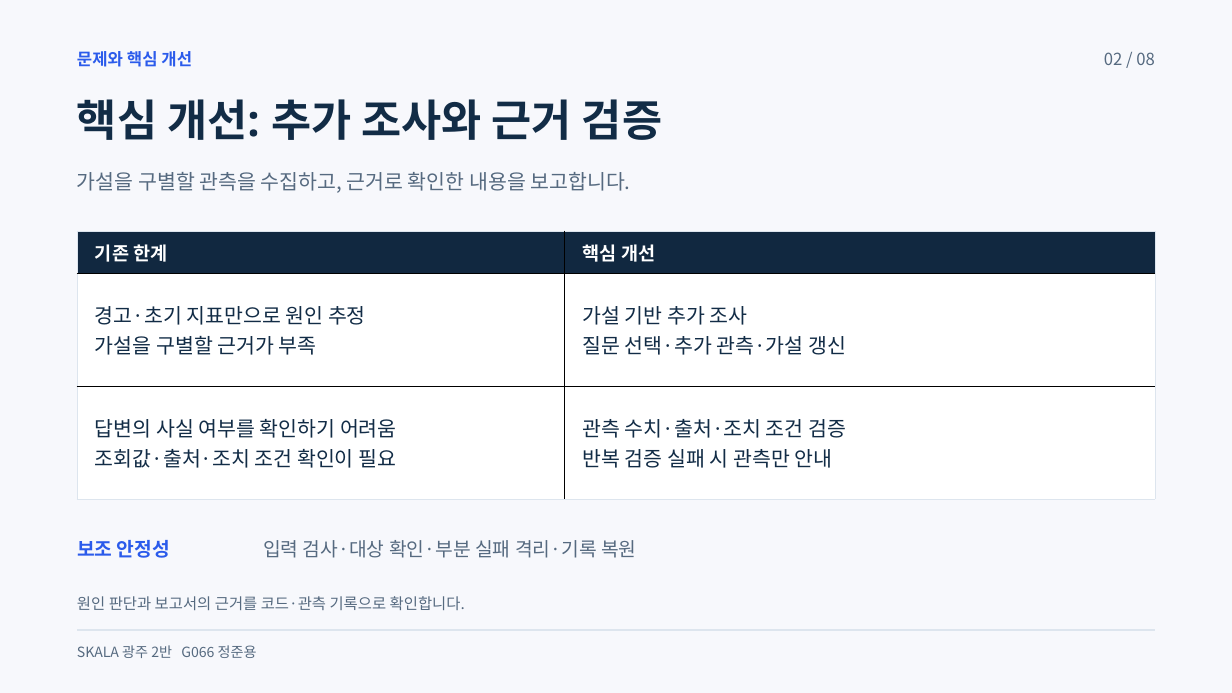
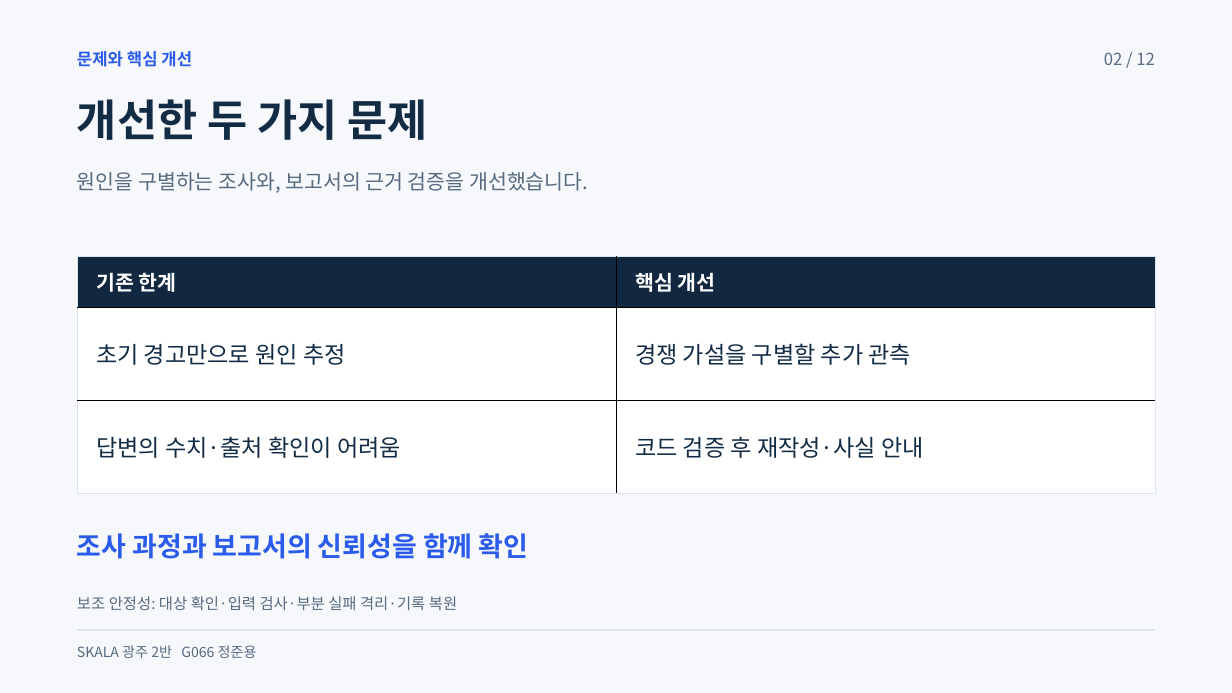
Before and after one commit to beshurl/skala-ai-mini-project, a slide deck: slide 2 of doc/presentation/운영진단_에이전트_5분발표.pptx. Drawn at 1232x693 pixels with LibreOffice and Linux fonts; fonts in the diff are those of the drawing. Boxes give left, top, right and bottom in pixels: in the first picture for what was removed or moved away, otherwise in the second. Text is boxed around its words. In the diff, an @@ line names an element or a change of style, - is before the commit and + after.

```diff
--- a/doc/presentation/운영진단_에이전트_5분발표.pptx
+++ b/doc/presentation/운영진단_에이전트_5분발표.pptx
@@ text at <box>1104,52,1155,65</box>: text changed @@
-02 / 08
+02 / 12
@@ text at <box>77,99,428,140</box>: text changed @@
-핵심 개선: 추가 조사와 근거 검증
+개선한 두 가지 문제
@@ text at <box>77,172,588,193</box>: text changed @@
-가설을 구별할 관측을 수집하고, 근거로 확인한 내용을 보고합니다.
+원인을 구별하는 조사와, 보고서의 근거 검증을 개선했습니다.
@@ table at <box>77,257,1155,489</box> @@
-row 2, column 1: 경고·초기 지표만으로 원인 추정 / 가설을 구별할 근거가 부족
+row 2, column 1: 초기 경고만으로 원인 추정
-row 2, column 2: 가설 기반 추가 조사 / 질문 선택·추가 관측·가설 갱신
+row 2, column 2: 경쟁 가설을 구별할 추가 관측
-row 3, column 1: 답변의 사실 여부를 확인하기 어려움 / 조회값·출처·조치 조건 확인이 필요
+row 3, column 1: 답변의 수치·출처 확인이 어려움
-row 3, column 2: 관측 수치·출처·조치 조건 검증 / 반복 검증 실패 시 관측만 안내
+row 3, column 2: 코드 검증 후 재작성·사실 안내
@@ size 21.8 to 24 pt in "기존 한계", "핵심 개선" @@
@@ table: place and size @@
-table at <box>77,231,1155,498</box>
+table at <box>77,257,1155,489</box>
@@ text at <box>77,533,529,559</box>: text changed; size 18 to 31.5 pt; font Noto Sans CJK KR to Noto Sans; text colour #566A80 to #2B5BEB; bold on @@
-원인 판단과 보고서의 근거를 코드·관측 기록으로 확인합니다.
+조사 과정과 보고서의 신뢰성을 함께 확인
@@ text removed at <box>77,540,170,558</box> @@
-보조 안정성
@@ text at <box>77,596,457,610</box>: text changed; size 22.5 to 18 pt @@
-입력 검사·대상 확인·부분 실패 격리·기록 복원
+보조 안정성: 대상 확인·입력 검사·부분 실패 격리·기록 복원
```
Also in this commit, not shown: 6 other slides changed, 4 slides added, 7 other files.
